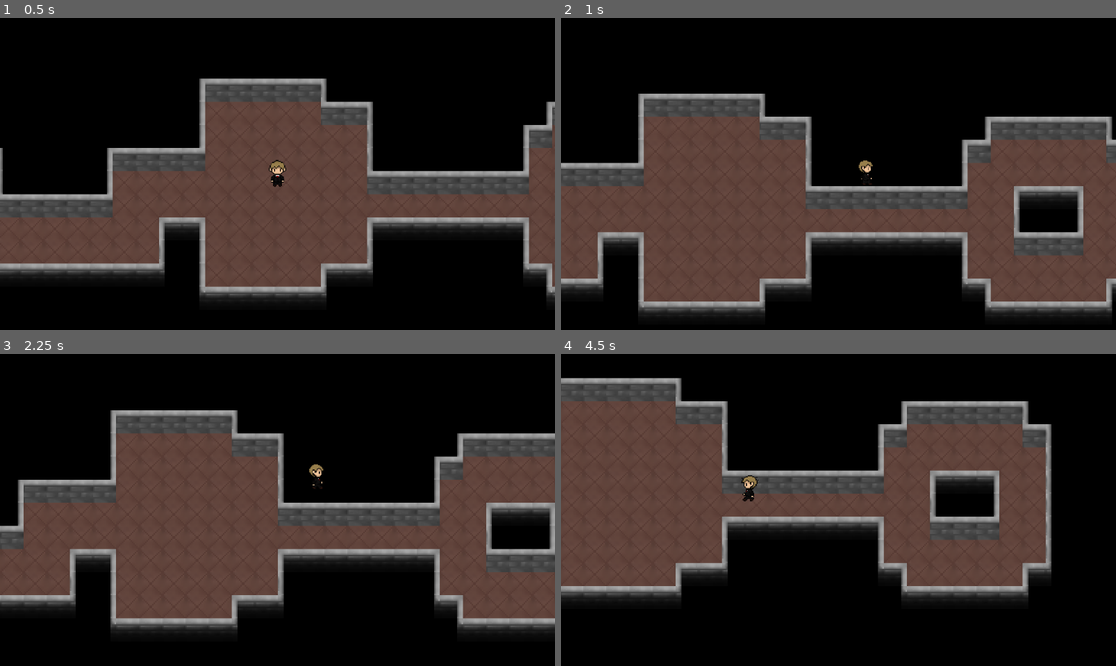
Above: before the commit, frames 1-4 (two rows, left to right).
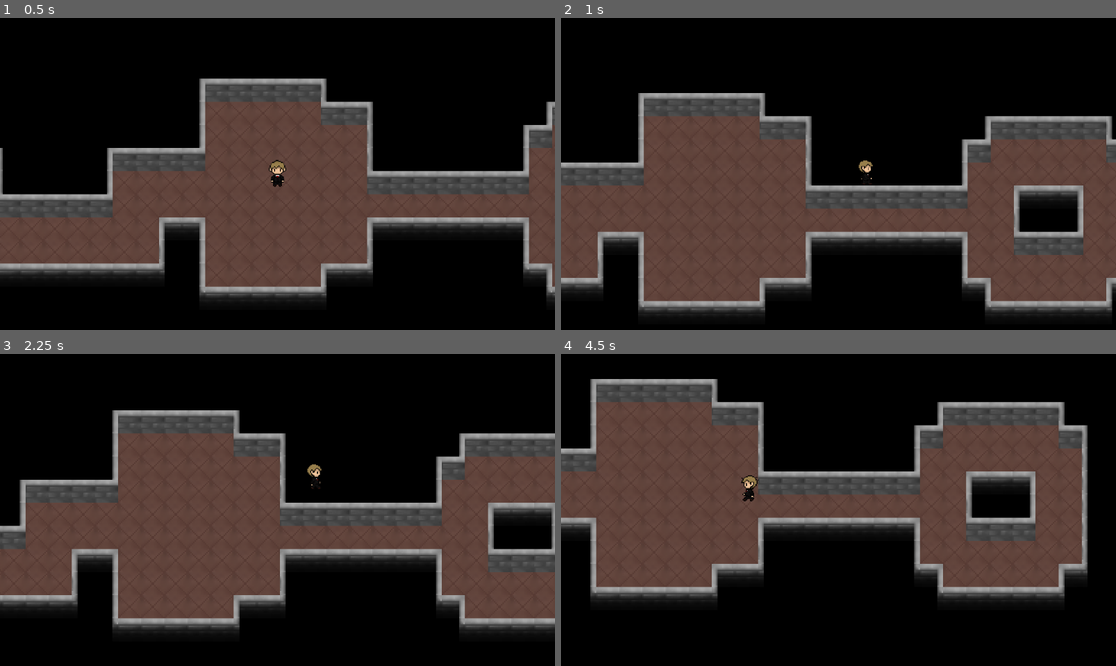
Above: after the commit, the same moments.

Repository: CodeCrow24/GWJ73_project
Game: Godot game, scene res://scenes/test_level.tscn
The game is run twice, just before and just after one commit, with the same random seed, the same clock (stepped at 60 frames per second) and the same inputs. The project has no main scene, so this scene is started directly.
Inputs (mouse positions are in pixels of both pictures, inside the frame that each line leads up to):
- Up to frame 1 (0.5 s): no input
- Up to frame 2 (1 s): tap Enter at 0.5 s; move the mouse to (960, 158) at 0.52 s; hold D (right) from 0.53 s (still down); right-click (960, 158) at 0.6 s
- Up to frame 3 (2.25 s): move the mouse to (166, 525) at 1.27 s; release D (right) at 1.28 s; hold S (down) 1.28-2.03 s; right-click (166, 525) at 1.35 s; move the mouse to (333, 441) at 2.02 s; hold D (right) from 2.03 s (still down); right-click (333, 441) at 2.1 s
- Up to frame 4 (4.5 s): move the mouse to (810, 572) at 2.77 s; release D (right) at 2.78 s; hold W (up) 2.78-3.53 s; right-click (810, 572) at 2.85 s; move the mouse to (1005, 556) at 3.52 s; hold A (left) from 3.53 s (still down); right-click (1005, 556) at 3.6 s; move the mouse to (672, 463) at 4.27 s; right-click (672, 463) at 4.35 s

Frame 1 is identical in both runs. In frame 2, 1.0% of the frame differs, in the area x 0-100%, y 24-93%; in frame 3, 2.3%; in frame 4, 22%, in the area x 0-95%, y 7-80%.

Commit message:
Changed Tilemap collision
Now i am using the tileset physics property to create the collision and also the player collision is now a capsule

Diff:
--- a/scenes/player.tscn
+++ b/scenes/player.tscn
@@ -186,8 +186,9 @@
 "speed": 5.0
 }]
 
-[sub_resource type="CircleShape2D" id="CircleShape2D_ueh6x"]
-radius = 9.23077
+[sub_resource type="CapsuleShape2D" id="CapsuleShape2D_q8oso"]
+radius = 4.0
+height = 12.0
 
 [node name="player" type="CharacterBody2D"]
 script = ExtResource("1_u7pjb")
@@ -203,6 +204,6 @@
 animation = &"s-idle"
 
 [node name="CollisionShape2D" type="CollisionShape2D" parent="."]
-position = Vector2(0, 11.6)
-scale = Vector2(1.1, 0.5)
-shape = SubResource("CircleShape2D_ueh6x")
+position = Vector2(0, 12)
+rotation = 1.5708
+shape = SubResource("CapsuleShape2D_q8oso")
--- a/scenes/test_level.tscn
+++ b/scenes/test_level.tscn
@@ -8,17 +8,47 @@
 resource_name = "tilemap"
 texture = ExtResource("1_ypef7")
 0:0/0 = 0
+0:0/0/physics_layer_0/linear_velocity = Vector2(0, 0)
+0:0/0/physics_layer_0/angular_velocity = 0.0
+0:0/0/physics_layer_0/polygon_0/points = PackedVector2Array(-8, -8, 8, -8, 8, 8, -8, 8)
 1:0/0 = 0
+1:0/0/physics_layer_0/linear_velocity = Vector2(0, 0)
+1:0/0/physics_layer_0/angular_velocity = 0.0
+1:0/0/physics_layer_0/polygon_0/points = PackedVector2Array(-8, -8, 8, -8, 8, 8, -8, 8)
 2:0/0 = 0
+2:0/0/physics_layer_0/linear_velocity = Vector2(0, 0)
+2:0/0/physics_layer_0/angular_velocity = 0.0
+2:0/0/physics_layer_0/polygon_0/points = PackedVector2Array(8, -8, -8, -8, -8, 8, 8, 8)
 3:0/0 = 0
+3:0/0/physics_layer_0/linear_velocity = Vector2(0, 0)
+3:0/0/physics_layer_0/angular_velocity = 0.0
+3:0/0/physics_layer_0/polygon_0/points = PackedVector2Array(-8, 8, -8, -8, 8, -8, 8, 8)
 4:0/0 = 0
+4:0/0/physics_layer_0/linear_velocity = Vector2(0, 0)
+4:0/0/physics_layer_0/angular_velocity = 0.0
+4:0/0/physics_layer_0/polygon_0/points = PackedVector2Array(-8, -8, 8, -8, 8, 8, -8, 8)
 5:0/0 = 0
+5:0/0/physics_layer_0/linear_velocity = Vector2(0, 0)
+5:0/0/physics_layer_0/angular_velocity = 0.0
+5:0/0/physics_layer_0/polygon_0/points = PackedVector2Array(-8, -8, 8, -8, 8, 8, -8, 8)
 6:0/0 = 0
+6:0/0/physics_layer_0/linear_velocity = Vector2(0, 0)
+6:0/0/physics_layer_0/angular_velocity = 0.0
+6:0/0/physics_layer_0/polygon_0/points = PackedVector2Array(-8, -8, 8, -8, 8, 8, -8, 8)
 7:0/0 = 0
+7:0/0/physics_layer_0/linear_velocity = Vector2(0, 0)
+7:0/0/physics_layer_0/angular_velocity = 0.0
+7:0/0/physics_layer_0/polygon_0/points = PackedVector2Array(-8, -8, 8, -8, 8, 8, -8, 8)
 8:0/0 = 0
+8:0/0/physics_layer_0/linear_velocity = Vector2(0, 0)
+8:0/0/physics_layer_0/angular_velocity = 0.0
+8:0/0/physics_layer_0/polygon_0/points = PackedVector2Array(8, -8, 8, 8, -8, 8, -8, -8)
 9:0/0 = 0
+9:0/0/physics_layer_0/linear_velocity = Vector2(0, 0)
+9:0/0/physics_layer_0/angular_velocity = 0.0
 
 [sub_resource type="TileSet" id="TileSet_ndyij"]
+physics_layer_0/collision_layer = 1
 sources/2 = SubResource("TileSetAtlasSource_ut527")
 
 [node name="test_level" type="Node2D"]
@@ -35,14 +65,6 @@
 format = 2
 layer_0/tile_data = PackedInt32Array(0, 262146, 0, 65536, 262146, 0, 131072, 262146, 0, 196608, 524290, 0, 196609, 1310 …(4545 unchanged characters)…
 
-[node name="wall_collisions" type="StaticBody2D" parent="."]
-
-[node name="CollisionPolygon2D" type="CollisionPolygon2D" parent="wall_collisions"]
-polygon = PackedVector2Array(112, 16, 112, 48, 192, 48, 192, 16, 256, 16, 256, -32, 336, -32, 336, -16, 368, -16, 368, 32, 480, 32, 480, 0, 496, 0, 496, -16, 576, -16, 576, 0, 592, 0, 592, 80, 576, 80, 576, 96, 496, 96, 496, 80, 481, 80, 480, 48, 368, 48, 368, 80, 336, 80, 336, 96, 256, 96, 256, 48, 224, 48, 224, 80, 80, 80, 80, 48, 16, 48, 16, 16, 112, 16, 112, 0, 0, 0, 0, 64, 64, 64, 64, 96, 240, 96, 240, 112, 352, 112, 352, 96, 384, 96, 384, 64, 464, 64, 464, 96, 480, 96, 480, 112, 592, 112, 592, 96, 608, 96, 608, -16, 592, -16, 592, -32, 480, -32, 480, -16, 464, -16, 464, 16, 384, 16, 384, -32, 352, -32, 352, -48, 240, -48, 240, 0, 176, 0, 176, 32, 128, 32, 128, 0, 112, 0)
-
-[node name="CollisionPolygon2D2" type="CollisionPolygon2D" parent="wall_collisions"]
-polygon = PackedVector2Array(512, 16, 512, 64, 560, 64, 560, 16)
-
 [node name="player" parent="." instance=ExtResource("2_2ktdx")]
 position = Vector2(306, 18)
 scale = Vector2(0.6, 0.6)
